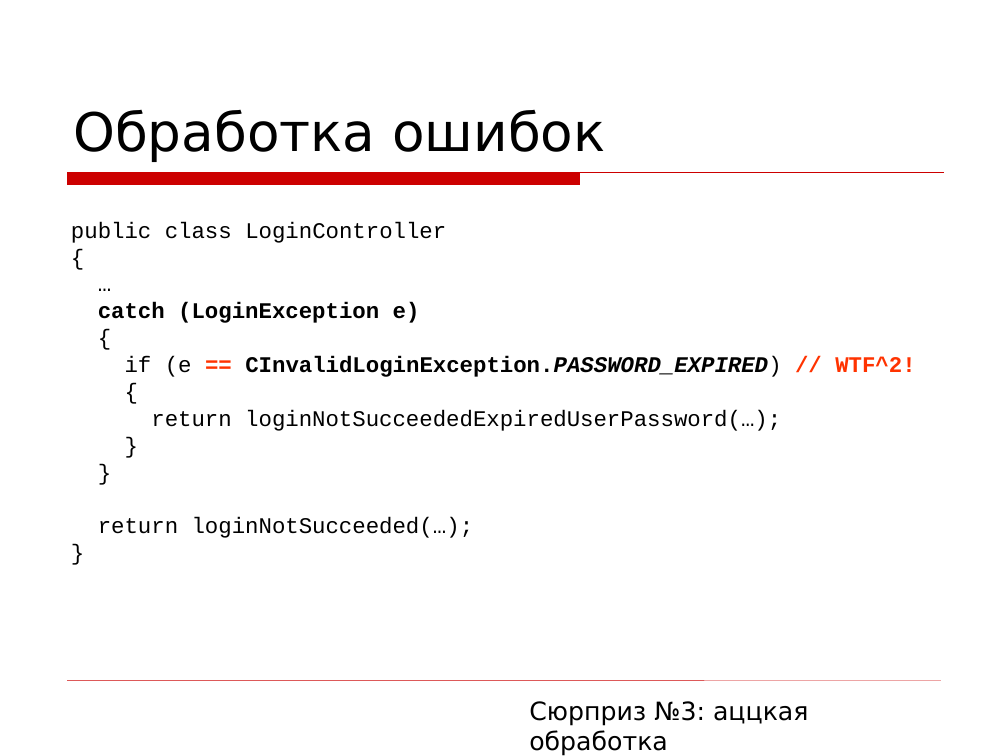
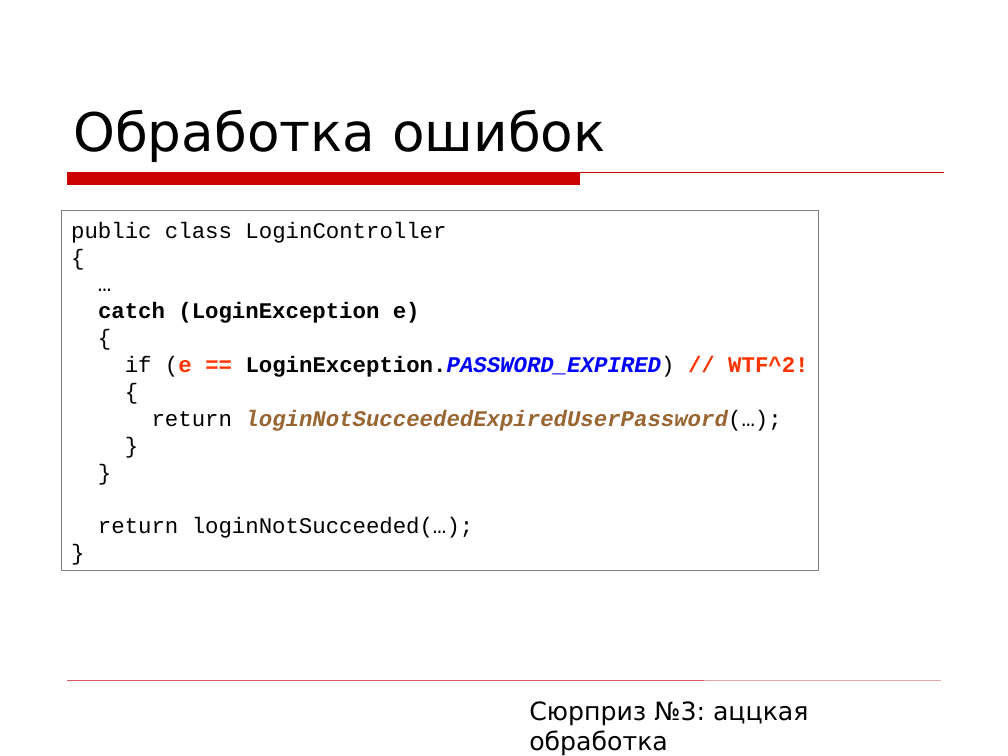
Before and after one commit to asolntsev/presentations, a slide deck: slide 29 of wtf-code/WTF_code.devclub.ru.ppt (slide 33 before the commit). Drawn at 1008x756 pixels with LibreOffice and Linux fonts; fonts in the diff are those of the drawing; background and template pictures are left out. Boxes give left, top, right and bottom in pixels: in the first picture for what was removed or moved away, otherwise in the second. Text is boxed around its words. In the diff, an @@ line names an element or a change of style, - is before the commit and + after.

```diff
--- a/wtf-code/WTF_code.devclub.ru.ppt
+++ b/wtf-code/WTF_code.devclub.ru.ppt
@@ rectangle "public class LoginController": place and size @@
-rectangle "public class LoginController" at <box>71,222,915,538</box>
+rectangle "public class LoginController" at <box>61,211,818,571</box>
@@ rectangle "public class LoginController" at <box>61,211,818,571</box>: fill none to #FFFFFF; outline none to #808080 0.74 pt @@
@@ text in rectangle at <box>125,356,808,377</box>: text changed @@
-if (e == CInvalidLoginException.PASSWORD_EXPIRED) // WTF^2!
+if (e == LoginException.PASSWORD_EXPIRED) // WTF^2!
@@ text in rectangle at <box>152,410,781,431</box>: text colour #000000 to #996633, bold on, italic on in "loginNotSucceededExpiredUserPassword(…);" @@
```
Also in this commit, not shown: 20 other slides changed, 5 slides added, 11 slides removed.
